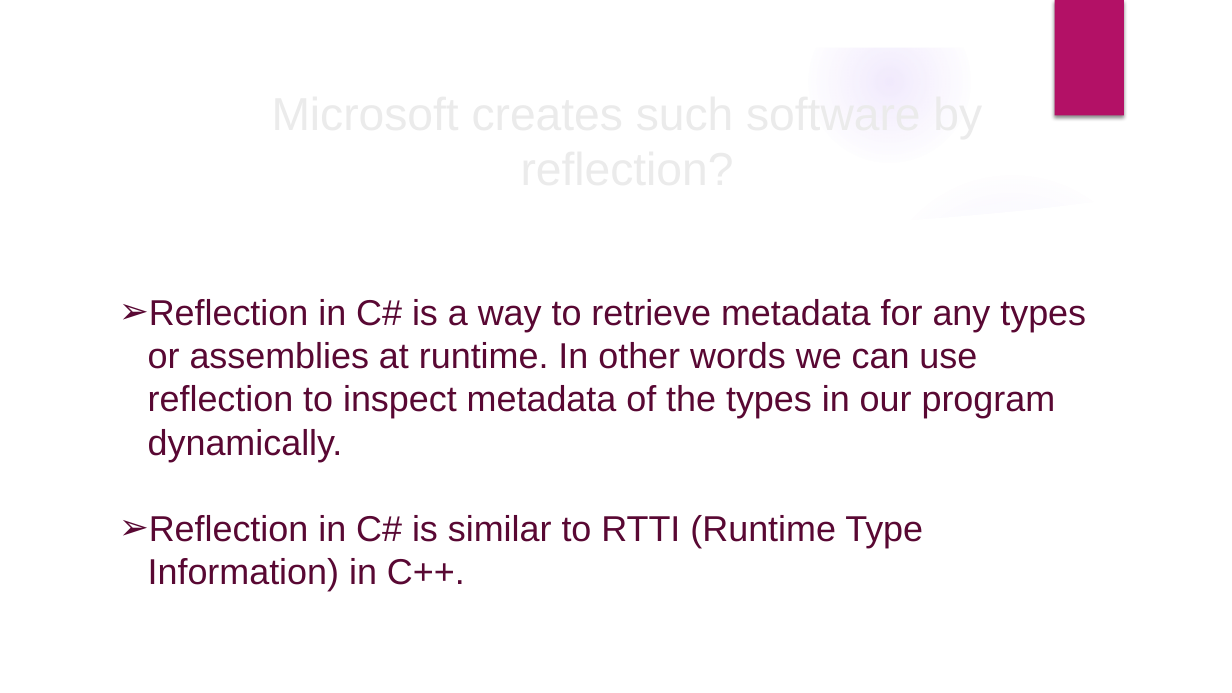
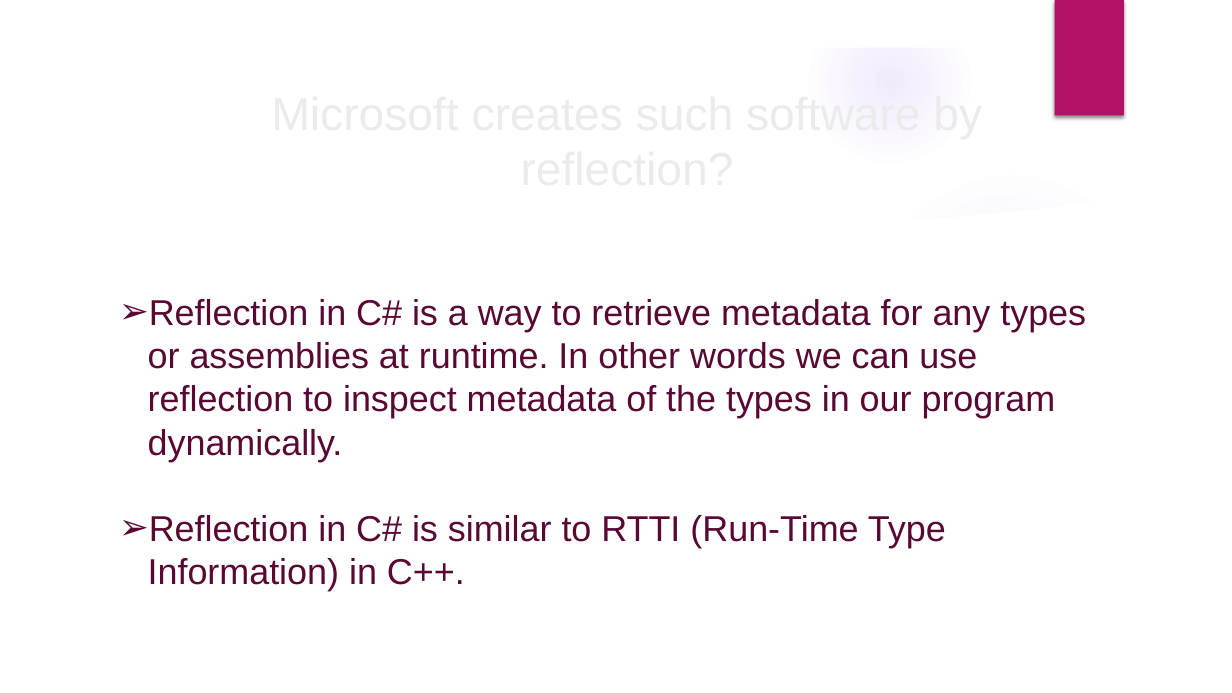
Before and after one commit to velizar92/TSK_Presentations, a slide deck: slide 24 of Databases_and_EntityFrameworkCore.pptx (slide 25 before the commit). Drawn at 1232x693 pixels with LibreOffice and Linux fonts; fonts in the diff are those of the drawing; background and template pictures are left out. Boxes give left, top, right and bottom in pixels: in the first picture for what was removed or moved away, otherwise in the second. Text is boxed around its words. In the diff, an @@ line names an element or a change of style, - is before the commit and + after.

```diff
--- a/Databases_and_EntityFrameworkCore.pptx
+++ b/Databases_and_EntityFrameworkCore.pptx
@@ text at [148, 515, 946, 591]: text changed @@
-➢ Reflection in C# is similar to RTTI (Runtime Type Information) in C++.
+➢ Reflection in C# is similar to RTTI (Run-Time Type Information) in C++.
```
Also in this commit, not shown: 1 slide removed.
